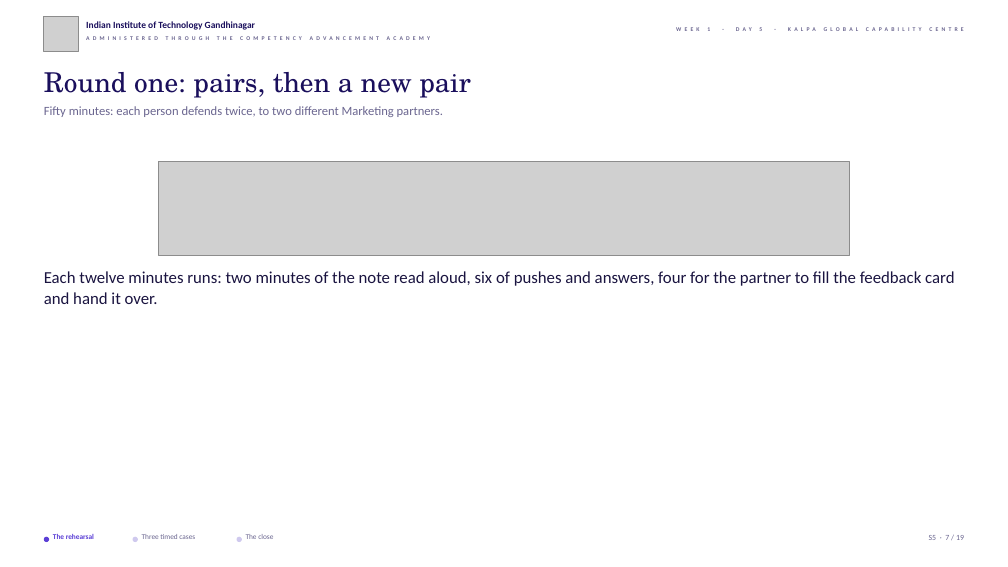
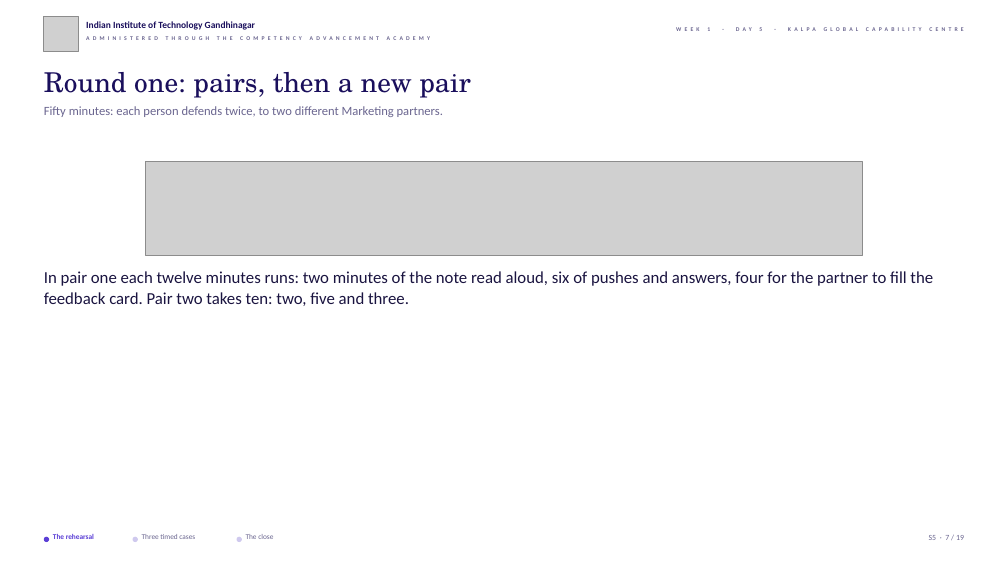
Before and after one commit to fde-academy-lab/c2-content-factory, a slide deck: slide 7 of content/W01/D5/slides/C2_W01_D05_rehearsal_STUDENT.pptx. Drawn at 1008x567 pixels with LibreOffice and Linux fonts; fonts in the diff are those of the drawing; grey boxes stand for pictures; background and template pictures are left out. Boxes give left, top, right and bottom in pixels: in the first picture for what was removed or moved away, otherwise in the second. Text is boxed around its words. In the diff, an @@ line names an element or a change of style, - is before the commit and + after.

```diff
--- a/content/W01/D5/slides/C2_W01_D05_rehearsal_STUDENT.pptx
+++ b/content/W01/D5/slides/C2_W01_D05_rehearsal_STUDENT.pptx
@@ picture: place and size @@
-picture at (159, 162, 850, 255)
+picture at (145, 162, 862, 255)
@@ text at (44, 271, 933, 306): text changed @@
-Each twelve minutes runs: two minutes of the note read aloud, six of pushes and answers, four for the partner to fill the feedback card and hand it over.
+In pair one each twelve minutes runs: two minutes of the note read aloud, six of pushes and answers, four for the partner to fill the feedback card. Pair two takes ten: two, five and three.
```
Also in this commit, not shown: 2 other slides changed, 7 other files.
